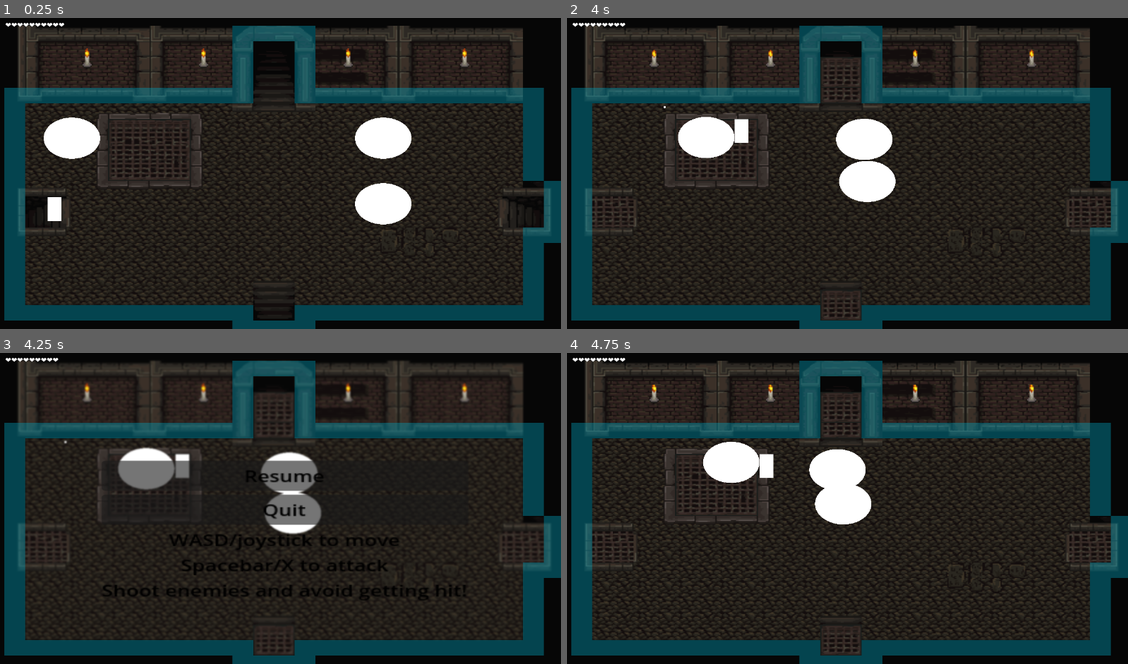
Above: before the commit, frames 1-4 (two rows, left to right).
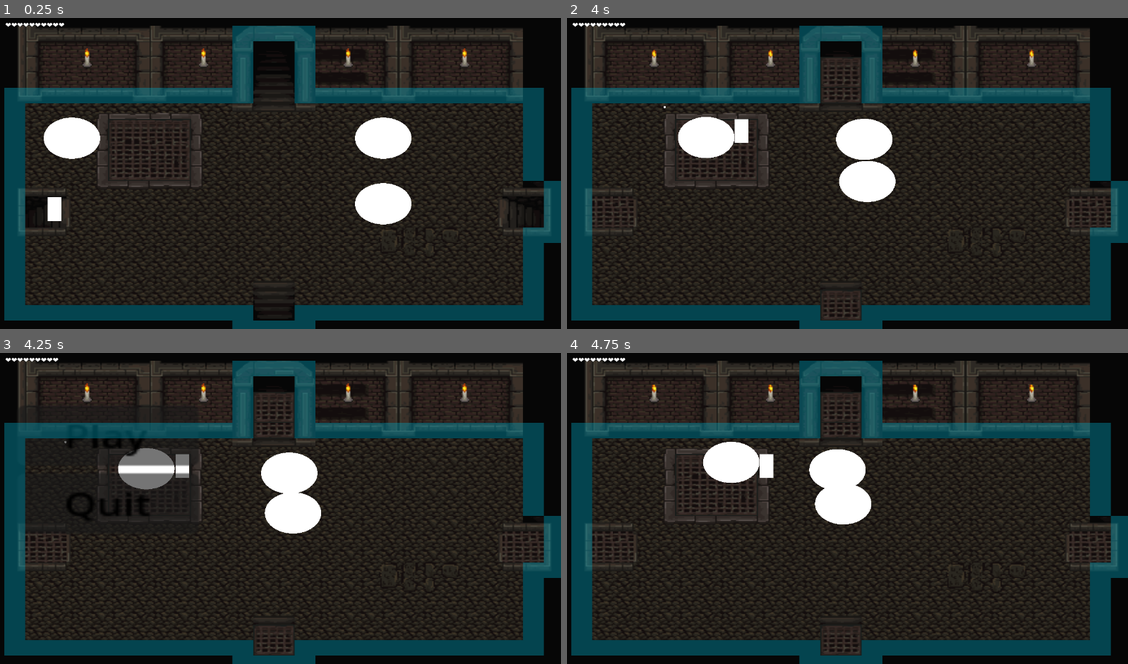
Above: after the commit, the same moments.

Repository: WilliamKluck/CSS385_Project
Game: Godot game, scene res://Scenes/room.tscn
The game is run twice, just before and just after one commit, with the same random seed, the same clock (stepped at 60 frames per second) and the same inputs.
Inputs:
- Up to frame 1 (0.25 s): no input
- Up to frame 2 (4 s): hold D (move_right) 0.53-1.28 s; hold Space (shoot) 0.53-1.28 s; tap Enter at 1.25 s; hold S (move_down) 1.28-2.03 s; tap Space (shoot) at 1.35, 2, 2.85 s; hold D (move_right) 2.03-2.78 s; hold Space (shoot) 2.03-2.78 s; hold W (move_up) 2.78-3.53 s; hold Left (move_left) from 3.53 s (still down); hold Space (shoot) from 3.53 s (still down)
- Up to frame 3 (4.25 s): keep holding Left (move_left); keep holding Space (shoot); tap Escape (pause) at 4.15 s
- Up to frame 4 (4.75 s): release Left (move_left) at 4.25 s; release Space (shoot) at 4.25 s; click "Resume" (after the commit: "Play") at 4.25 s

Frames 1-2 are identical in both runs. In frame 3, 4.6% of the frame differs, in the area x 3-84%, y 5-80%; in frame 4, nothing differs.

Commit message:
uptodate

Diff:
--- a/UI/pause_menu.tscn
+++ b/UI/pause_menu.tscn
@@ -1,11 +1,7 @@
-[gd_scene load_steps=4 format=3 uid="uid://dfdx4igkf07qq"]
+[gd_scene load_steps=3 format=3 uid="uid://dfdx4igkf07qq"]
 
 [ext_resource type="Script" path="res://Scripts/pause_menu.gd" id="1_tatw3"]
-[ext_resource type="Shader" path="res://UI/pause_menu.gdshader" id="2_4v2va"]
-
-[sub_resource type="ShaderMaterial" id="ShaderMaterial_pujlr"]
-shader = ExtResource("2_4v2va")
-shader_parameter/amount = 1.0
+[ext_resource type="Texture2D" path="res://UI/keyboard-layout.png" id="2_2r4tf"]
 
 [node name="PauseMenu" type="Control"]
 layout_mode = 3
@@ -18,44 +14,41 @@
 grow_vertical = 2
 script = ExtResource("1_tatw3")
 
-[node name="ColorRect" type="ColorRect" parent="."]
-material = SubResource("ShaderMaterial_pujlr")
-layout_mode = 0
-offset_left = -1462.0
-offset_top = -995.0
-offset_right = -1386.0
-offset_bottom = -915.0
-scale = Vector2(37.5617, 22.6847)
-
 [node name="MarginContainer" type="MarginContainer" parent="."]
 layout_mode = 0
-offset_right = 40.0
-offset_bottom = 40.0
+offset_left = -57.9999
+offset_top = -137.0
+offset_right = 12.0001
+offset_bottom = -71.0
+scale = Vector2(2.02716, 2.094)
 
-[node name="VBoxContainer" type="VBoxContainer" parent="MarginContainer"]
+[node name="Keyboard-layout" type="Sprite2D" parent="."]
+show_behind_parent = true
+position = Vector2(11, -12)
+scale = Vector2(2, 2)
+texture = ExtResource("2_2r4tf")
+
+[node name="VBoxContainer" type="VBoxContainer" parent="."]
 layout_mode = 2
+offset_left = -65.0
+offset_top = -57.0
+offset_right = 5.0
+offset_bottom = 9.0
+scale = Vector2(2, 2)
 
-[node name="Resume" type="Button" parent="MarginContainer/VBoxContainer"]
+[node name="Resume" type="Button" parent="VBoxContainer"]
 layout_mode = 2
 theme_override_colors/font_hover_pressed_color = Color(0, 0, 0, 1)
 theme_override_colors/font_hover_color = Color(0, 0, 0, 1)
 theme_override_colors/font_color = Color(0, 0, 0, 1)
-text = "Resume"
+text = "Play"
 
-[node name="Quit" type="Button" parent="MarginContainer/VBoxContainer"]
+[node name="Quit" type="Button" parent="VBoxContainer"]
 layout_mode = 2
 theme_override_colors/font_hover_pressed_color = Color(0, 0, 0, 1)
 theme_override_colors/font_hover_color = Color(0, 0, 0, 1)
 theme_override_colors/font_color = Color(0, 0, 0, 1)
 text = "Quit"
 
-[node name="Instructions" type="Label" parent="MarginContainer/VBoxContainer"]
-layout_mode = 2
-theme_override_colors/font_color = Color(0, 0, 0, 1)
-text = "WASD/joystick to move
-Spacebar/X to attack
-Shoot enemies and avoid getting hit!"
-horizontal_alignment = 1
-
-[connection signal="pressed" from="MarginContainer/VBoxContainer/Resume" to="." method="_on_resume_pressed"]
-[connection signal="pressed" from="MarginContainer/VBoxContainer/Quit" to="." method="_on_quit_pressed"]
+[connection signal="pressed" from="VBoxContainer/Resume" to="." method="_on_resume_pressed"]
+[connection signal="pressed" from="VBoxContainer/Quit" to="." method="_on_quit_pressed"]
--- a/project.godot
+++ b/project.godot
@@ -13,7 +13,7 @@
 config/name="Prototype"
 run/main_scene="res://Scenes/room.tscn"
 config/features=PackedStringArray("4.3", "Forward Plus")
-boot_splash/image="res://Assets/splash1280.png"
+boot_splash/image="res://Assets/room/splash1280.png"
 boot_splash/fullsize=false
 config/icon="res://icon.svg"
 boot_splash/minimum_display_time=3000
